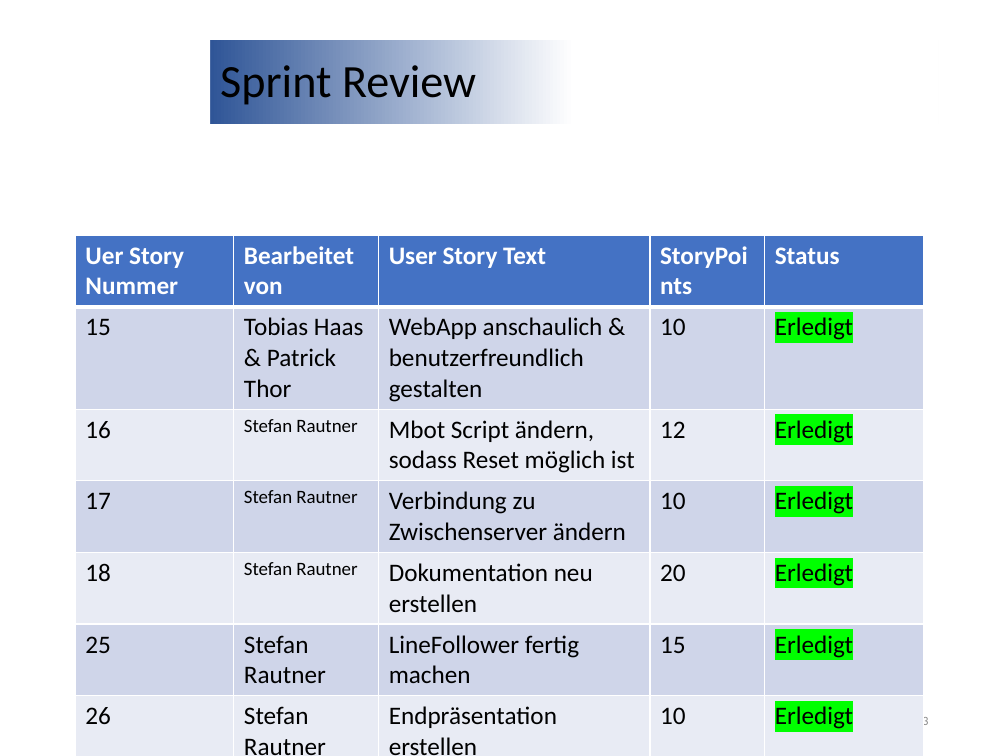
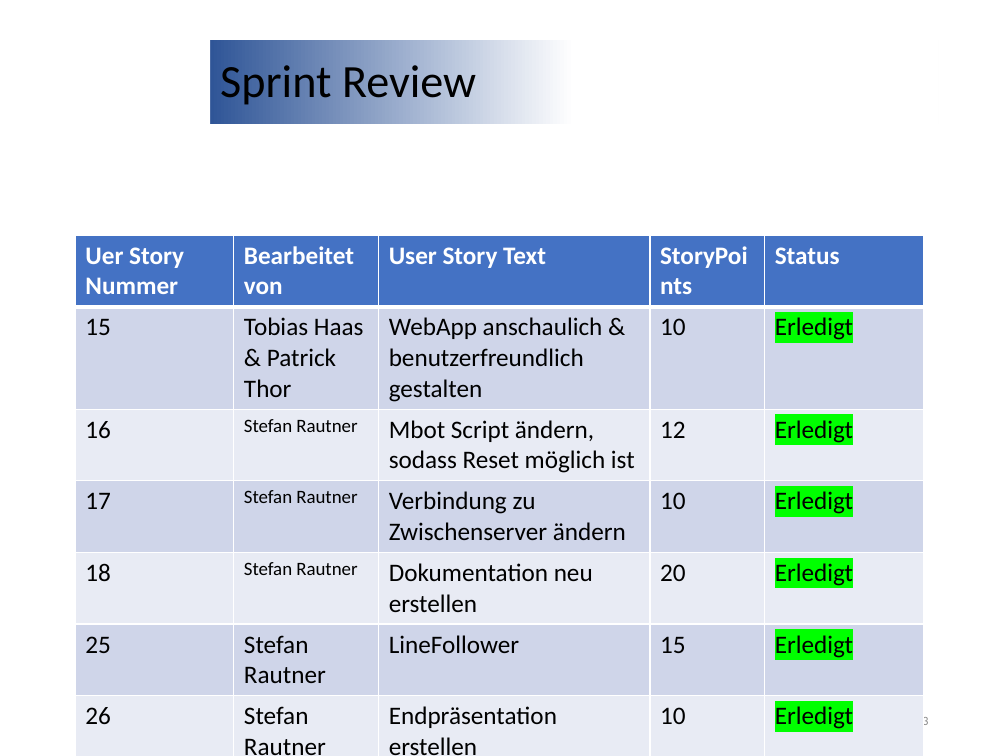
Before and after one commit to Mbot2-Group5/Dokumente, a slide deck: slide 3 of SprintReview-5.pptx. Drawn at 1008x756 pixels with LibreOffice and Linux fonts; fonts in the diff are those of the drawing; background and template pictures are left out. Boxes give left, top, right and bottom in pixels: in the first picture for what was removed or moved away, otherwise in the second. Text is boxed around its words. In the diff, an @@ line names an element or a change of style, - is before the commit and + after.

```diff
--- a/SprintReview-5.pptx
+++ b/SprintReview-5.pptx
@@ table at (76,235,924,756) @@
-row 6, column 3: LineFollower fertig machen
+row 6, column 3: LineFollower
```
Also in this commit, not shown: 1 other slide changed.
